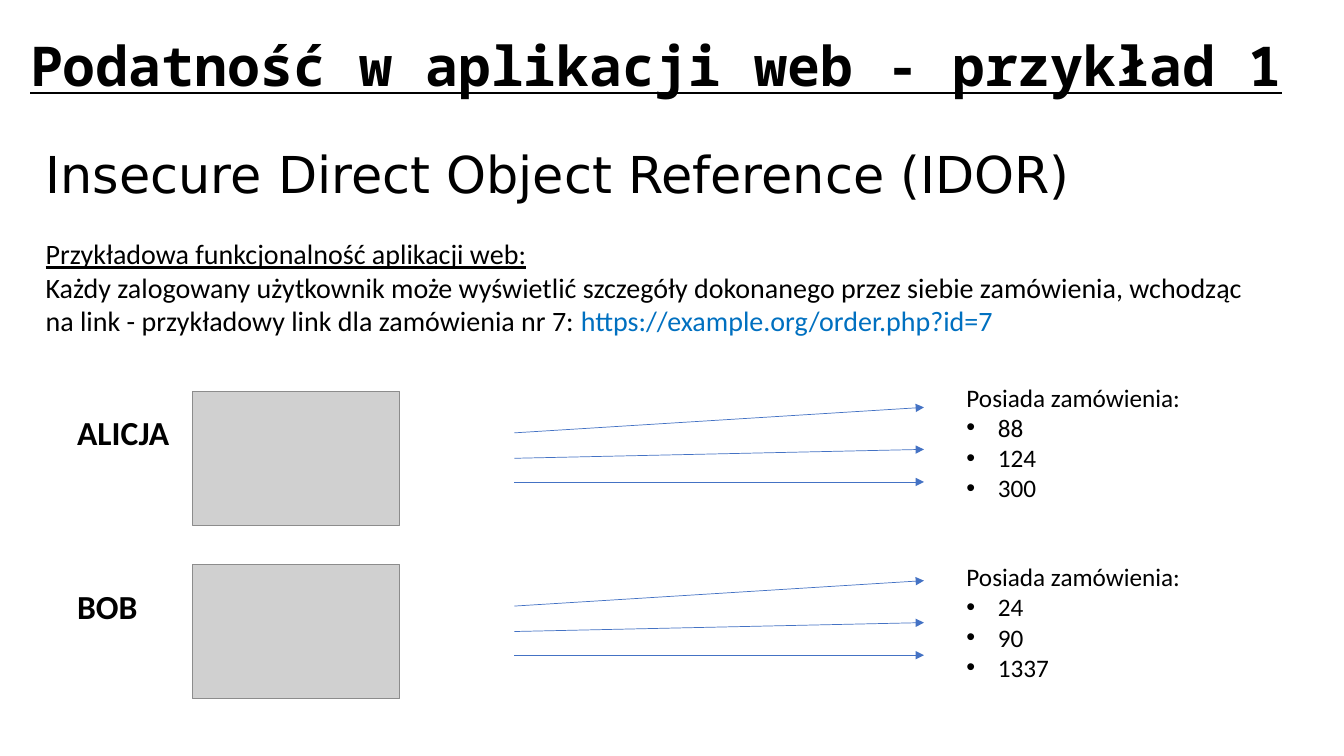
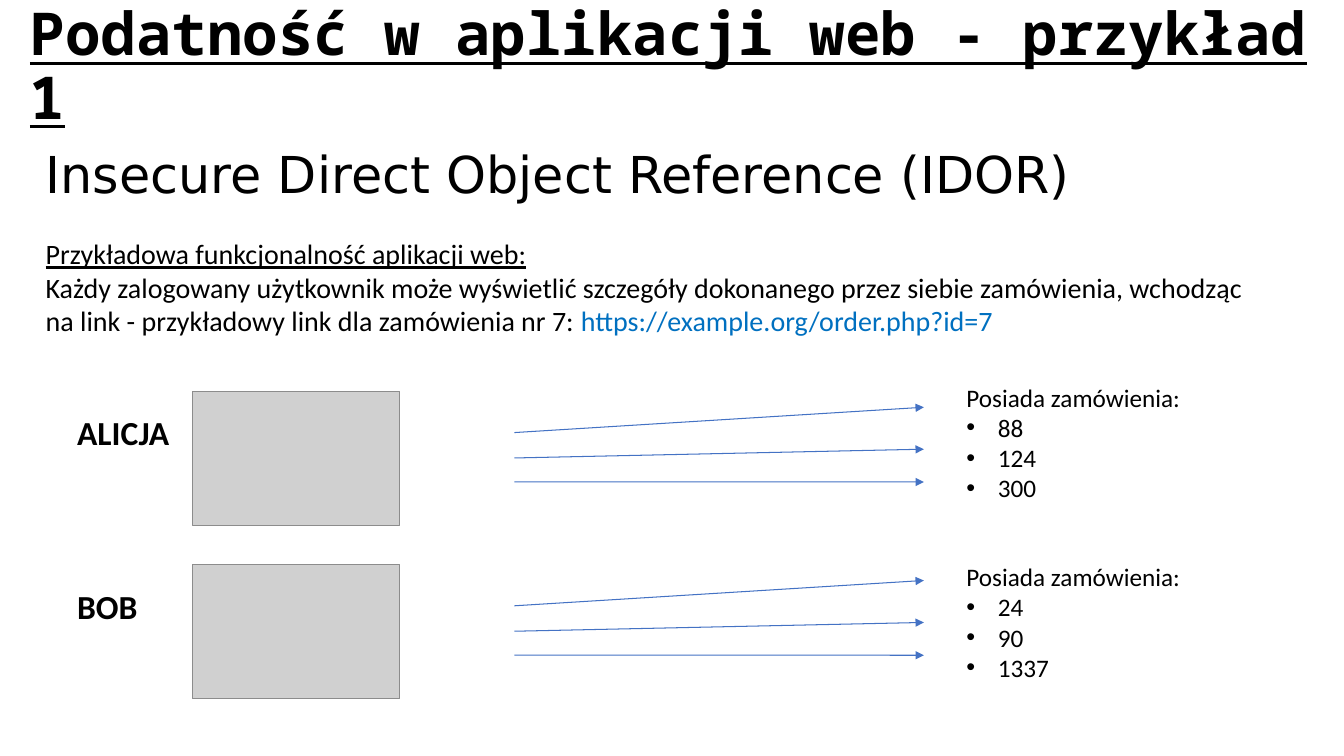
Before and after one commit to ewilded/DFIR, a slide deck: slide 23 of 2_Wprowadzenie_do_bezpieczenstwa_IT.pptx. Drawn at 1344x756 pixels with LibreOffice and Linux fonts; fonts in the diff are those of the drawing; grey boxes stand for pictures. Boxes give left, top, right and bottom in pixels: in the first picture for what was removed or moved away, otherwise in the second. Text is boxed around its words. In the diff, an @@ line names an element or a change of style, - is before the commit and + after.

```diff
--- a/2_Wprowadzenie_do_bezpieczenstwa_IT.pptx
+++ b/2_Wprowadzenie_do_bezpieczenstwa_IT.pptx
@@ title "Podatność w aplikacji web - ..." at [30,9,1307,128]: size 39.2 to 42.2 pt @@
@@ arrow removed from (514, 433) to (925, 407) @@
@@ freeform shape added at [514,407,924,433], outline #4472C4 0.75 pt @@
@@ arrow removed from (514, 459) to (925, 450) @@
@@ freeform shape added at [514,450,924,459], outline #4472C4 0.75 pt @@
@@ arrow removed from (514, 482) to (925, 482) @@
@@ freeform shape added at [514,482,924,482], outline #4472C4 0.75 pt @@
@@ arrow removed from (514, 606) to (925, 581) @@
@@ freeform shape added at [514,581,924,606], outline #4472C4 0.75 pt @@
@@ arrow removed from (514, 632) to (925, 623) @@
@@ freeform shape added at [514,623,924,632], outline #4472C4 0.75 pt @@
@@ arrow removed from (514, 655) to (925, 655) @@
@@ freeform shape added at [514,655,924,655], outline #4472C4 0.75 pt @@
```
Also in this commit, not shown: 75 other slides changed, 4 other files.
